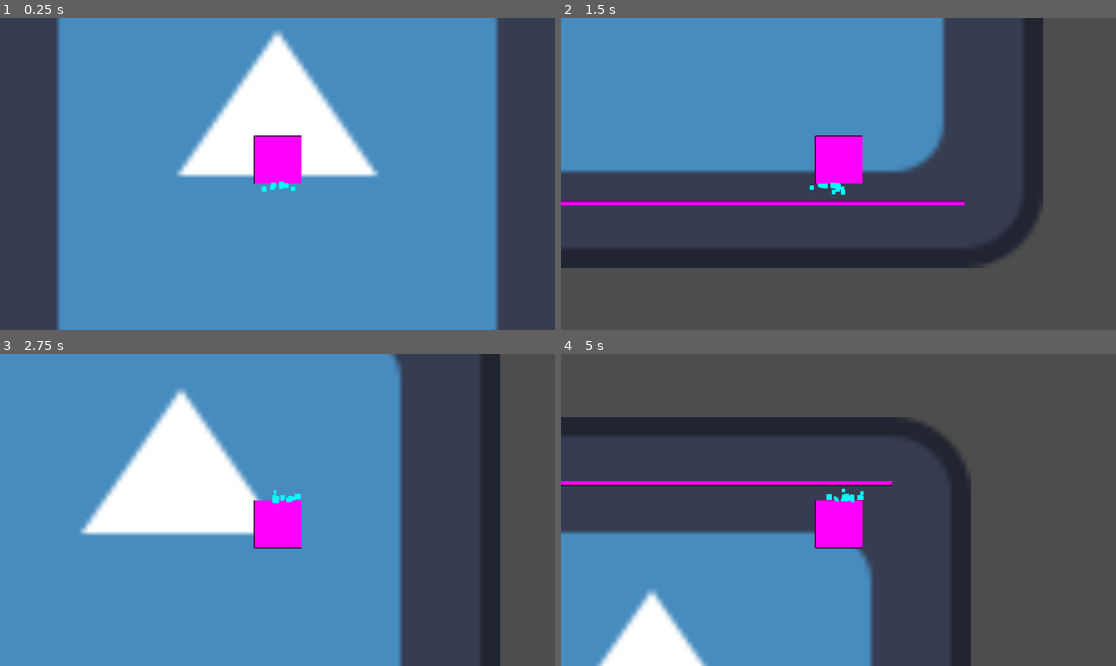
Above: before the commit, frames 1-4 (two rows, left to right).
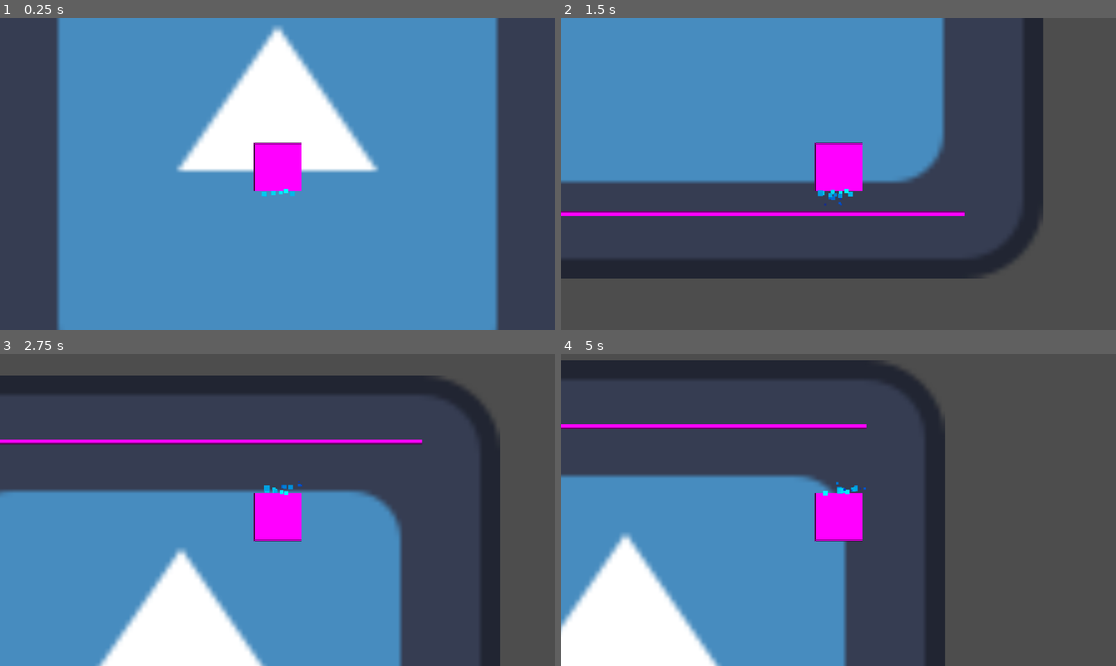
Above: after the commit, the same moments.

Repository: Math-s314/gravit-issue_project
Game: Godot game, scene res://Levels/MainTest.tscn
The game is run twice, just before and just after one commit, with the same random seed, the same clock (stepped at 60 frames per second) and the same inputs. The engine's default icon, where the game draws it, is replaced by a stand-in: a white triangle on a blue panel in a dark square.
Inputs:
- Up to frame 1 (0.25 s): no input
- Up to frame 2 (1.5 s): hold D (Right) from 0.53 s (still down); tap Space (Jump) at 0.77 s
- Up to frame 3 (2.75 s): tap Space (Jump) at 1.52 s; release D (Right) at 2.03 s; hold A (Left) from 2.03 s (still down)
- Up to frame 4 (5 s): release A (Left) at 2.78 s; hold D (Right) 2.78-4.28 s; tap Space (Jump) at 3.02, 3.77, 4.52 s; hold A (Left) from 4.28 s (still down)

The runs differ from the first frame. In frame 1, 2.8% of the frame differs, in the area x 31-69%, y 2-58%; in frame 2, 10%; in frame 3, 45%, in the area x 0-91%, y 0-100%; in frame 4, 30%.

Commit message:
Réglages game feel player

Diff:
--- a/gravit-issue/Actors/Player/Player.tscn
+++ b/gravit-issue/Actors/Player/Player.tscn
@@ -1,29 +1,43 @@
-[gd_scene load_steps=4 format=3 uid="uid://74wocrxi6qah"]
+[gd_scene load_steps=6 format=3 uid="uid://74wocrxi6qah"]
 
 [ext_resource type="Script" uid="uid://kjjdalfrg540" path="res://Actors/Player/player.gd" id="1_ech6m"]
 
 [sub_resource type="RectangleShape2D" id="RectangleShape2D_sipw2"]
-size = Vector2(100, 100)
+size = Vector2(100, 130)
 
 [sub_resource type="PlaceholderTexture2D" id="PlaceholderTexture2D_ech6m"]
 size = Vector2(100, 100)
 
+[sub_resource type="Curve" id="Curve_ech6m"]
+_data = [Vector2(0, 0.827561), 0.0, 1.11864, 0, 0, Vector2(0.523715, 0.894621), -1.8178, -1.8178, 0, 0, Vector2(0.998024, 0.396463), -0.18644, 0.0, 0, 0]
+point_count = 3
+
+[sub_resource type="Gradient" id="Gradient_ech6m"]
+offsets = PackedFloat32Array(0, 0.825, 1)
+colors = PackedColorArray(1, 1, 1, 1, 1, 0.262745, 0.768627, 1, 1, 0.105882, 0.717647, 0.435294)
+
 [node name="Player" type="CharacterBody2D"]
 script = ExtResource("1_ech6m")
+gravity_strength = 800.0
+transition_duration = 0.5
+still_duration = 10.0
+move_speed = 500.0
+jump_force = 400.0
+air_control = 0.5
 
 [node name="CollisionShape2D" type="CollisionShape2D" parent="."]
 shape = SubResource("RectangleShape2D_sipw2")
 
 [node name="Sprite2D" type="Sprite2D" parent="."]
-position = Vector2(0, -30)
+position = Vector2(0, -15)
 texture = SubResource("PlaceholderTexture2D_ech6m")
 
 [node name="Camera2D" type="Camera2D" parent="."]
 
 [node name="CPUParticles2D" type="CPUParticles2D" parent="."]
-position = Vector2(0, 20)
+position = Vector2(0, 35)
 amount = 15
-lifetime = 0.5
+lifetime = 0.65
 local_coords = true
 emission_shape = 3
 emission_rect_extents = Vector2(30, 1)
@@ -34,7 +48,9 @@
 initial_velocity_max = 70.0
 scale_amount_min = 6.0
 scale_amount_max = 12.0
+scale_amount_curve = SubResource("Curve_ech6m")
 color = Color(0, 1, 1, 1)
+color_ramp = SubResource("Gradient_ech6m")
 
 [node name="GravityTimer" type="Timer" parent="."]
 one_shot = true
--- a/gravit-issue/Actors/Player/player.gd
+++ b/gravit-issue/Actors/Player/player.gd
@@ -2,14 +2,15 @@
 class_name Player
 
 @export_group("Gravity")
-@export var gravity_strength := 500.0;
-@export var transition_duration := 0.5
-@export var still_duration := 10.0
+@export var gravity_strength := 0.0;
+@export var transition_duration := 0.0
+@export var still_duration := 0.0
 #@export_exp_easing var transition_speed := 1.0
 
 @export_group("Controls")
-@export var move_speed := 250.0
-@export var jump_force := 250.0
+@export var move_speed := 0.0
+@export var jump_force := 0.0
+@export var air_control := 0.0
 
 @export_group("Display")
 @export var min_particle_speed : float = 30.0
@@ -33,10 +34,10 @@
 	else: velocity.y = 0.0
 
 	# Player input
-	var inputAxis :=  Input.get_axis("Left", "Right")
+	var inputAxis :=  Input.get_axis("Left", "Right") * (1.0 if is_on_floor() else air_control)
 	particles.direction.x = -inputAxis
-	#particles.initial_velocity_min = lerp(min_particle_speed, 1.5 * min_particle_speed, abs(inputAxis))
-	#particles.initial_velocity_max = lerp(max_particle_speed, 1.5 * max_particle_speed, abs(inputAxis))
+	particles.initial_velocity_min = lerp(min_particle_speed, 1.5 * min_particle_speed, abs(inputAxis))
+	particles.initial_velocity_max = lerp(max_particle_speed, 1.5 * max_particle_speed, abs(inputAxis))
 	velocity = Vector2(inputAxis * move_speed, velocity.y)
 
 	if Input.is_action_just_pressed("Jump") && is_on_floor():
